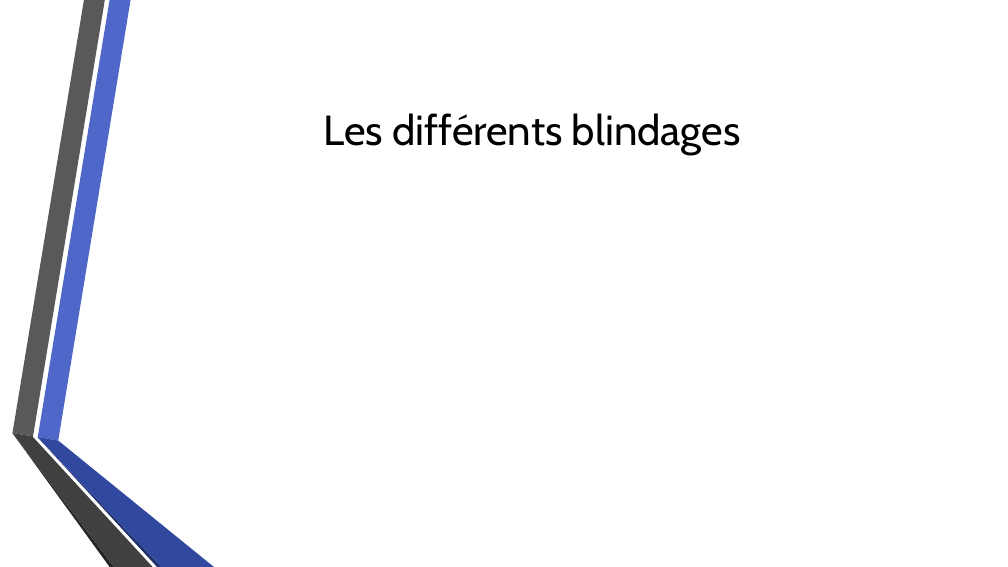
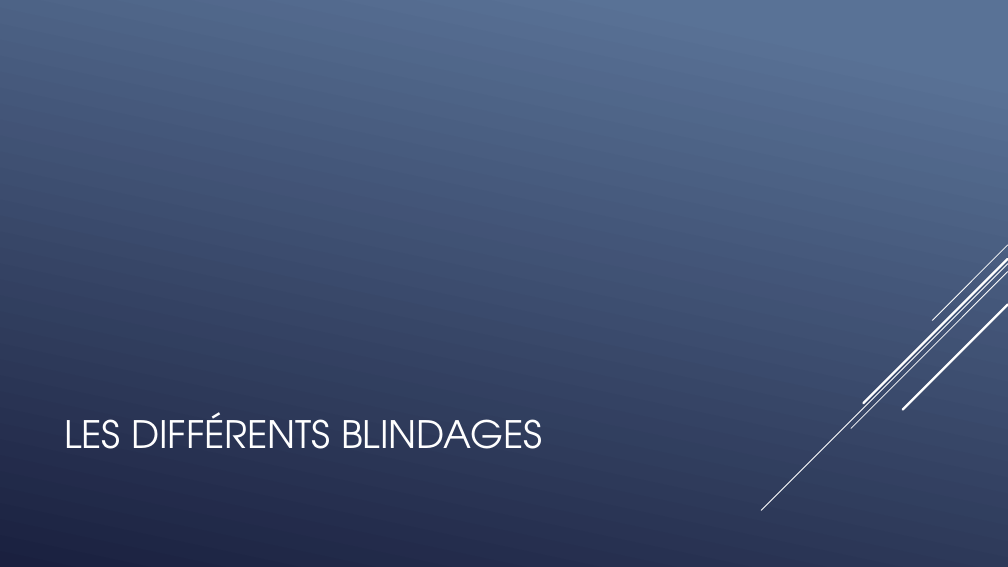
Before and after one commit to QuentinKrg/M214-Ethernet, a slide deck: slide 3 of Module 214 - Fabrication RJ45.pptx. Drawn at 1008x567 pixels with LibreOffice and Linux fonts; fonts in the diff are those of the drawing; background and template pictures are left out. Boxes give left, top, right and bottom in pixels: in the first picture for what was removed or moved away, otherwise in the second. Text is boxed around its words. In the diff, an @@ line names an element or a change of style, - is before the commit and + after.

```diff
--- a/Module 214 - Fabrication RJ45.pptx
+++ b/Module 214 - Fabrication RJ45.pptx
@@ background picture (left out) to gradient #597496 to #1A2040 @@
@@ group added at [761,245,1008,510]: 5 lines @@
@@ title at [64,412,542,449]: text changed; size 40 to 36 pt; font Cabin to TeX Gyre Adventor; text colour #000000 to #FFFFFF @@
-Les différents blindages
+LES DIFFÉRENTS BLINDAGES
@@ group removed at [12,0,214,567]: 6 freeform shapes @@
```
Also in this commit, not shown: 7 other slides changed.
